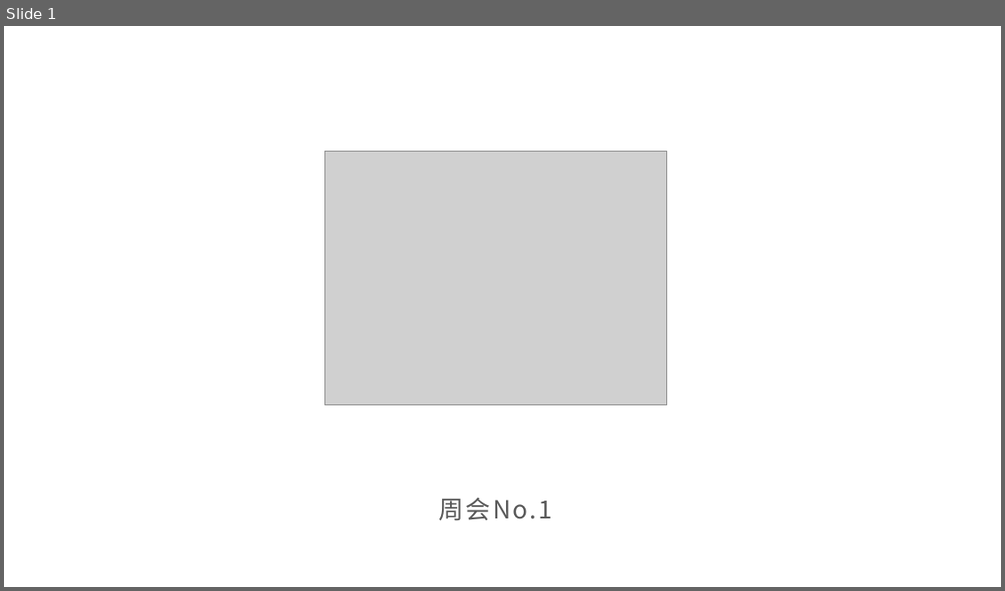
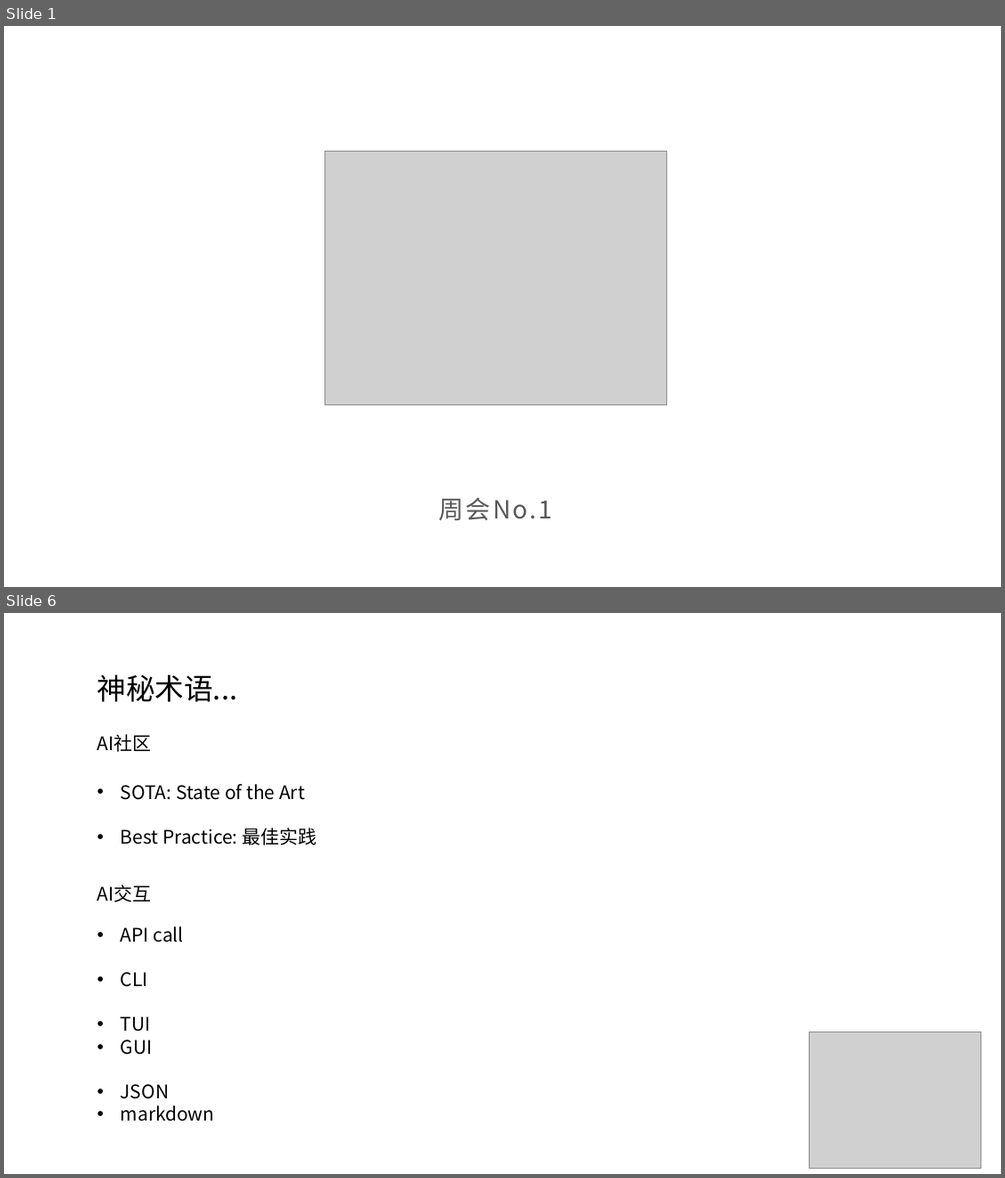
Before and after one commit to SCPZ24/AgentFlow-Salon, a slide deck: Meeting01.pptx. Shown one above the other, each under a label of ours: slide 1 before the commit, slides 1 and 6 after it; the slides between them are not shown. The pictures are 1005x591 and 1005x1178 pixels, drawn with LibreOffice and Linux fonts; fonts in the diff are those of the drawing; grey boxes stand for pictures. Boxes give left, top, right and bottom in pixels: in the first picture for what was removed or moved away, otherwise in the second. Text is boxed around its words. In the diff, an @@ line names an element or a change of style, - is before the commit and + after.

```diff
--- a/Meeting01.pptx
+++ b/Meeting01.pptx
@@ slide 6 added at (4,613,1001,1174), background #FFFFFF @@
@@ text added at (97,674,238,702), 28 pt, text #000000 @@
+神秘术语...
@@ text added at (97,734,152,752), 18 pt, text #000000 @@
+AI社区
@@ text added at (121,784,316,845), 18 pt, text #000000 @@
+• SOTA: State of the Art
+• Best Practice: 最佳实践
@@ text added at (97,884,152,902), 18 pt, text #000000 @@
+AI交互
@@ text added at (121,926,215,1121), 18 pt, text #000000 @@
+• API call
+• CLI
+• TUI
+• GUI
+• JSON
+• markdown
@@ picture added at (809,1032,981,1167) @@
```
Also in this commit, not shown: 8 other slides added, 1 slide removed.
